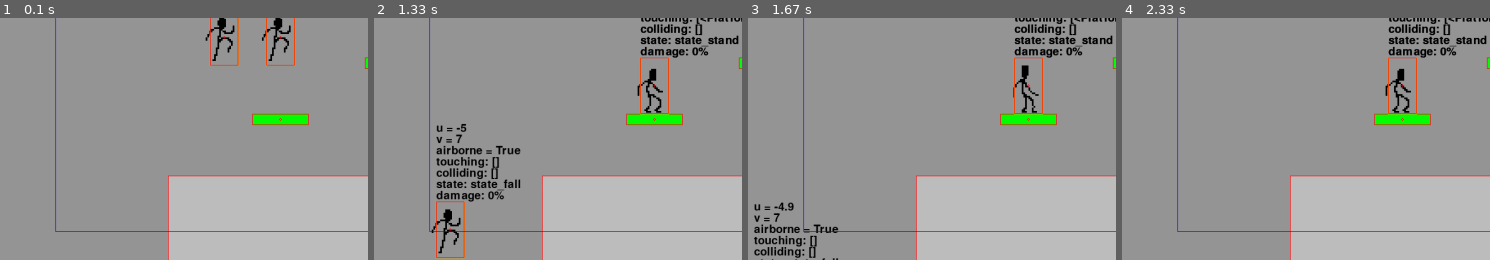
Above: before the commit, frames 1-4 (left to right).
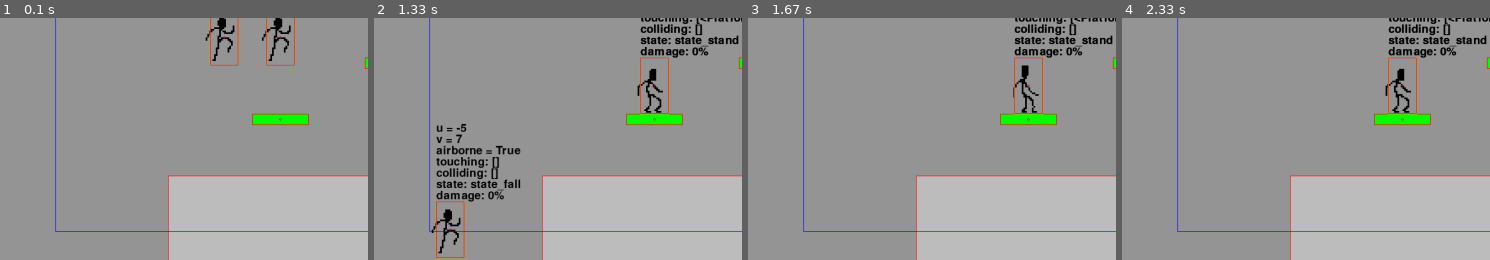
Above: after the commit, the same moments.

Repository: binnev/pygame_sandbox
Game: pygame game, started from fighting_game/__main__.py
Same seed, same stepped clock (60 frames per second), same inputs: the game is played once before the commit and once after it.
Inputs:
- Up to frame 1 (0.1 s): no input
- Up to frame 2 (1.33 s): hold A 0.33-0.87 s; hold A from 1.23 s (still down)
- Up to frame 3 (1.67 s): release A at 1.63 s
- Up to frame 4 (2.33 s): no input
The pictures show only the part of the screen within x 0-50%, y 50-100%; the shares and areas given below are measured in that part.

Frames 1-2 are identical in both runs. In frame 3, 1.4% of the frame differs, in the area x 1-25%, y 76-100%; in frame 4, nothing differs.

Commit message:
players and projectiles now die if they enter the blastzones

Diff:
--- a/fighting_game/groups.py
+++ b/fighting_game/groups.py
@@ -65,7 +65,7 @@
 
     parental_name = "level"
     screen_shake: int
-    blastzone: BlastZone
+    blast_zone: BlastZone
 
     def __init__(self):
         super().__init__()
@@ -112,6 +112,7 @@
 
     def main(self):
         self.hit_handler.handle_hits(self.hitboxes, [*self.characters, *self.projectiles])
+        self.handle_blast_zone_collisions()
         self.hitboxes.kill()
         if self.screen_shake:
             self.screen_shake -= 1
@@ -129,3 +130,12 @@
         else:
             surface.fill((150, 150, 150))  # overwrite previous stuff on screen
             super().draw(surface, debug)
+
+
+    def handle_blast_zone_collisions(self):
+        objects = [*self.characters, *self.projectiles]
+        for object in objects:
+            if not pygame.sprite.collide_rect(self.blast_zone, object):
+                object.kill()
+                # todo: logic for keeping track of stocks
+                # todo: add particle effect, screen shake, etc
